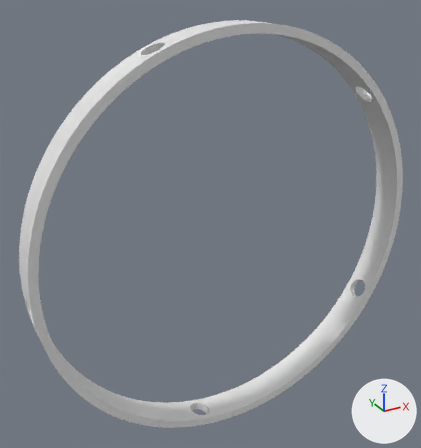
The glTF model viewer-lid-full/spacer_low.glb, before and after one commit.
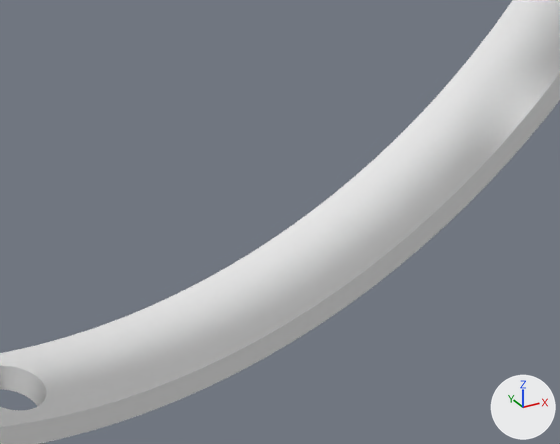
Each version appears first whole from a 50 mm lens placed at (-86.4, -243.1, 77.9), pointed at (-6.1, -97.1, 4.8), and next in a close-up on the part from 47% to 83% of the width and 68% to 95% of the height. Arrows for +X, +Y and +Z are at lower right; the lights stay in place. The older version's two pictures come first. Where no turn or scale is listed for an object, it has been applied to the vertices.

Before the edit, the objects in view are built like this:
```python
me_spacer_stl = bpy.data.meshes.new('_spacer.stl')
me_spacer_stl.from_pydata(...)  # 2164 vertices, 4348 faces; spans x -64.7..64.7, y -107.9..-97.9, z -64.6..64.6
ob_spacer_stl = bpy.data.objects.new('_spacer.stl', me_spacer_stl)
ob_spacer_stl.location = (0.0, 0.0, 0.0)
```
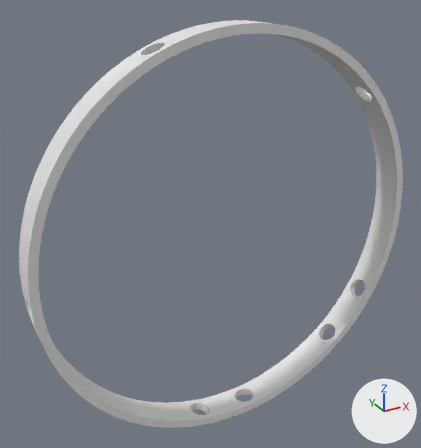
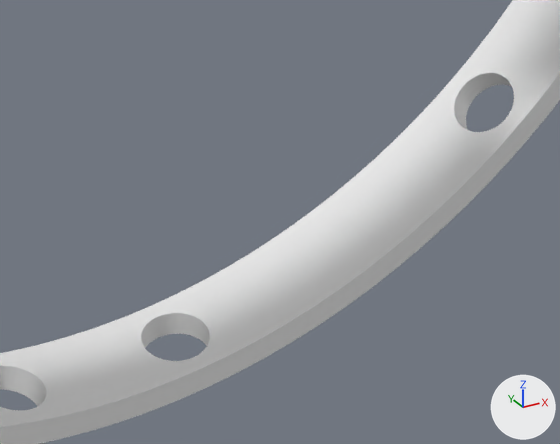
Changed parts and their boxes (x1, y1, x2, y2) in the close-ups (560 x 444 px):
part 1 of me_spacer_stl, added: after (96, 281, 259, 390)
part 2 of me_spacer_stl, added: after (416, 27, 559, 170)

The change in detail:
me_spacer_stl is used by ob_spacer_stl; location (0.0, 0.0, 0.0).
me_spacer_stl had 2164 vertices, 4348 faces and spanned x -64.7..64.7, y -107.9..-97.9, z -64.6..64.6.
me_spacer_stl now has 2828 vertices, 5684 faces and spans x -64.7..64.7, y -107.9..-97.9, z -64.6..64.6.
me_spacer_stl part 1: 332 vertices added at x 1.1..7.9, y -106.2..-99.6, z -64.6..-61.6.
me_spacer_stl part 2: 332 vertices added at x 38.1..44.8, y -106.2..-99.6, z -51.0..-44.7.
